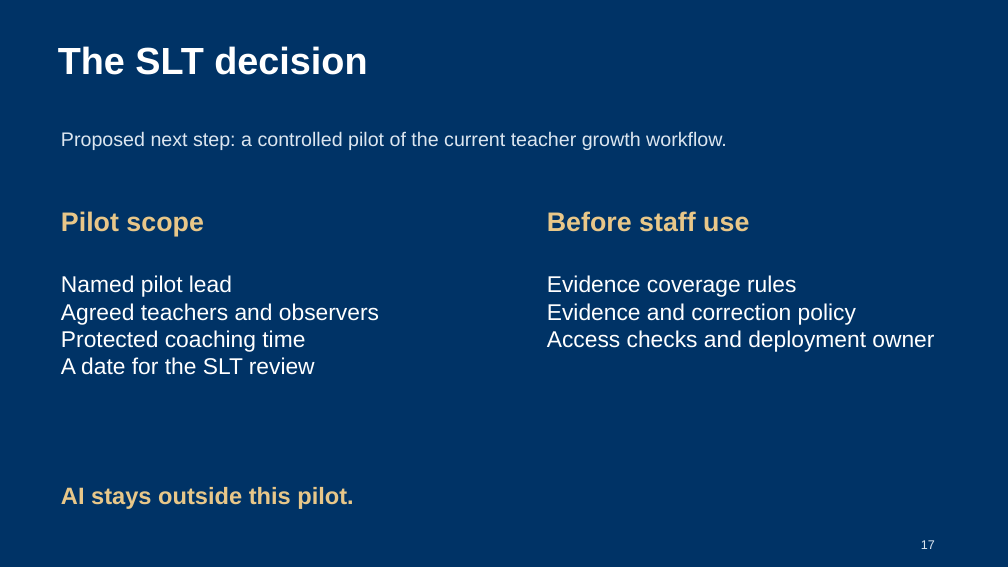
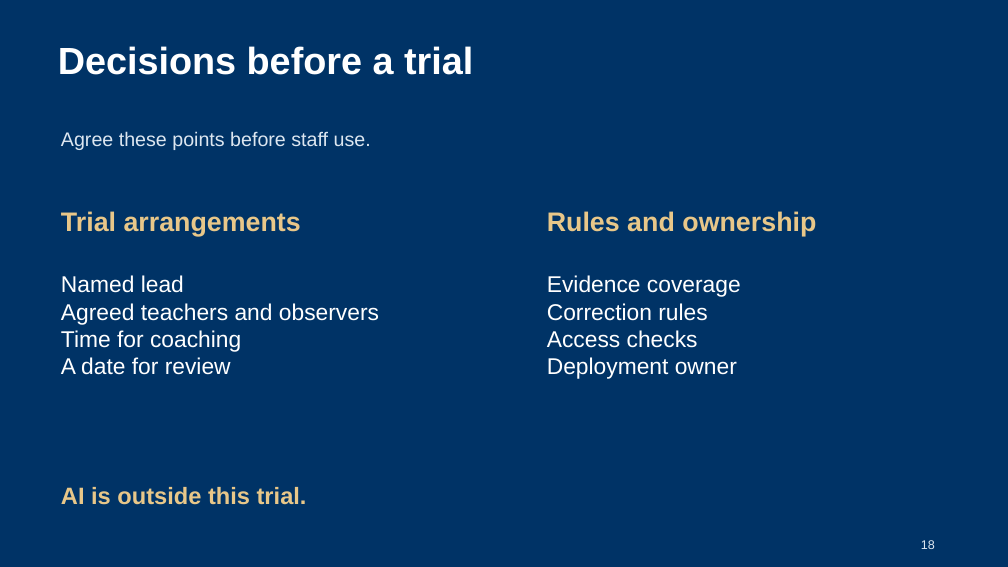
Before and after one commit to bodangren/ra-math-advantage, a slide deck: slide 18 of outputs/danielson-slt_20260907/output/HDKWA-Danielson-SLT-Feature-Review-Final.pptx (slide 17 before the commit). Drawn at 1008x567 pixels with LibreOffice and Linux fonts; fonts in the diff are those of the drawing. Boxes give left, top, right and bottom in pixels: in the first picture for what was removed or moved away, otherwise in the second. Text is boxed around its words. In the diff, an @@ line names an element or a change of style, - is before the commit and + after.

Commit message:
docs(danielson): rewrite SLT deck for school review

```diff
--- a/outputs/danielson-slt_20260907/output/HDKWA-Danielson-SLT-Feature-Review-Final.pptx
+++ b/outputs/danielson-slt_20260907/output/HDKWA-Danielson-SLT-Feature-Review-Final.pptx
@@ text at [58, 46, 473, 75]: text changed @@
-The SLT decision
+Decisions before a trial
@@ text at [61, 131, 371, 150]: text changed @@
-Proposed next step: a controlled pilot of the current teacher growth workflow.
+Agree these points before staff use.
@@ text at [61, 211, 301, 236]: text changed @@
-Pilot scope
+Trial arrangements
@@ text at [547, 211, 816, 236]: text changed @@
-Before staff use
+Rules and ownership
@@ text at [61, 275, 184, 293]: text changed @@
-Named pilot lead
+Named lead
@@ text at [547, 275, 741, 379]: text changed @@
-Evidence coverage rules
-Evidence and correction policy
-Access checks and deployment owner
+Evidence coverage
+Correction rules
+Access checks
+Deployment owner
@@ text at [61, 330, 241, 375]: text changed @@
-Protected coaching time
-A date for the SLT review
+Time for coaching
+A date for review
@@ text at [61, 487, 307, 505]: text changed @@
-AI stays outside this pilot.
+AI is outside this trial.
@@ text at [921, 540, 935, 549]: text changed @@
-17
+18
```
Also in this commit, not shown: 15 other slides changed, 2 slides added, 1 slide removed.
